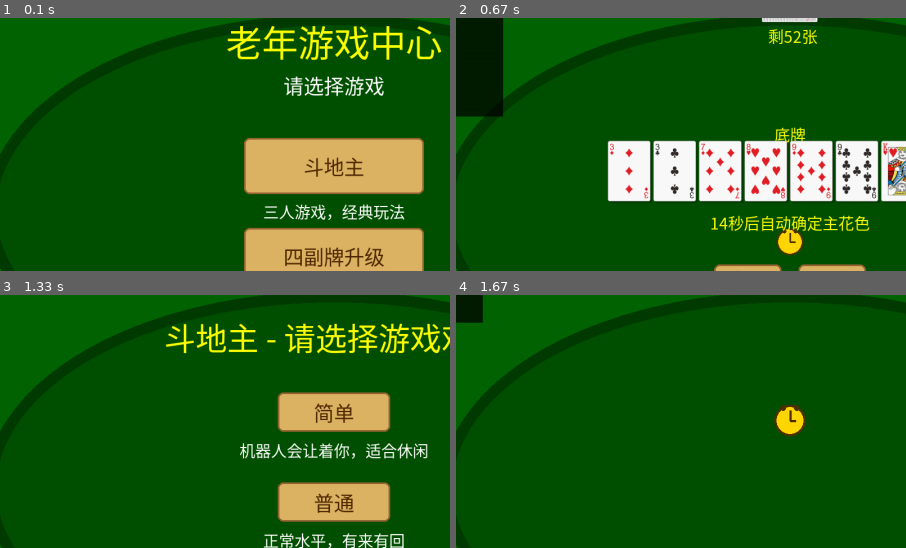
Above: before the commit, frames 1-4 (two rows, left to right).
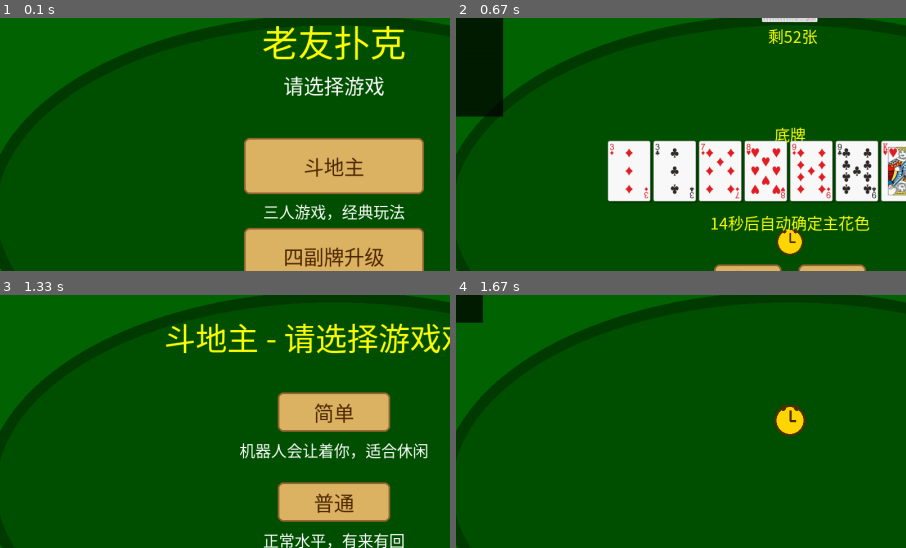
Above: after the commit, the same moments.

Repository: leonadojim/elderpoker
Game: pygame game, started from main.py
The game is run twice, just before and just after one commit, with the same random seed, the same clock (stepped at 60 frames per second) and the same inputs.
Inputs (mouse positions are % of the whole screen's width and height, from its top left):
- Up to frame 1 (0.1 s): no input
- Up to frame 2 (0.67 s): click (46, 54) at 0.38 s
- Up to frame 3 (1.33 s): click "返回" at 0.72 s; click "斗地主" at 1.05 s
- Up to frame 4 (1.67 s): click "简单" at 1.38 s
The pictures show only the part of the screen within x 13-63%, y 12-62%; the shares and areas given below are measured in that part.

The runs differ from the first frame. In frame 1, 3.0% of the frame differs, in the area x 50-99%, y 3-17%; in frame 2, nothing differs; in frame 3, nothing differs; in frame 4, nothing differs.

Commit message:
更名: 老友扑克(org.elderpoker.eldercards); 安卓启动日志写app.log(数据线可读)排查闪退

Diff:
--- a/main.py
+++ b/main.py
@@ -1,9 +1,23 @@
 """
-老年游戏中心 - 主入口
+老友扑克 - 主入口
 """
+import os
+import sys
+
+# 安卓上从第一行起把输出写入文件，便于排查闪退（平板数据线连电脑可读）
+if "ANDROID_ARGUMENT" in os.environ or "ANDROID_PRIVATE" in os.environ:
+    try:
+        _log_dir = os.environ.get("ANDROID_PUBLIC") or os.environ.get("ANDROID_PRIVATE", ".")
+        _log = open(os.path.join(_log_dir, "app.log"), "w", encoding="utf-8", buffering=1)
+        sys.stdout = _log
+        sys.stderr = _log
+        print("=== 长者扑克启动 ===")
+    except Exception:
+        pass
+
 import pygame
-import sys
-import os
+
+print("pygame imported")
 
 # 确保能找到模块
 sys.path.insert(0, os.path.dirname(os.path.abspath(__file__)))
@@ -17,12 +31,14 @@
 class GameCenter:
     def __init__(self):
         pygame.init()
-        self.screen = setup_display("老年游戏中心 - 老人专用大字版")
+        print("pygame.init done")
+        self.screen = setup_display("老友扑克 - 老人专用大字版")
+        print("display created")
         self.clock = pygame.time.Clock()
         self.running = True
 
     def run(self):
-        speak("欢迎来到老年游戏中心")
+        speak("欢迎来到老友扑克")
         while self.running:
             dt = self.clock.tick(FPS)
             self.handle_events()
@@ -62,14 +78,14 @@
         app = DoudizhuApp(self.screen, self.clock)
         app.run()
         # 返回后重新初始化显示
-        self.screen = setup_display("老年游戏中心 - 老人专用大字版")
+        self.screen = setup_display("老友扑克 - 老人专用大字版")
         speak("返回游戏大厅")
 
     def launch_shengji(self):
         from shengji.main import ShengjiApp
         app = ShengjiApp(self.screen, self.clock)
         app.run()
-        self.screen = setup_display("老年游戏中心 - 老人专用大字版")
+        self.screen = setup_display("老友扑克 - 老人专用大字版")
         speak("返回游戏大厅")
 
     def draw(self):
@@ -79,7 +95,7 @@
 
         # 大标题
         title_font = get_font(64)
-        title = title_font.render("老年游戏中心", True, COLOR_TEXT_YELLOW)
+        title = title_font.render("老友扑克", True, COLOR_TEXT_YELLOW)
         self.screen.blit(title, (SCREEN_WIDTH // 2 - title.get_width() // 2, 100))
 
         # 副标题
Not shown, changed: buildozer.spec
